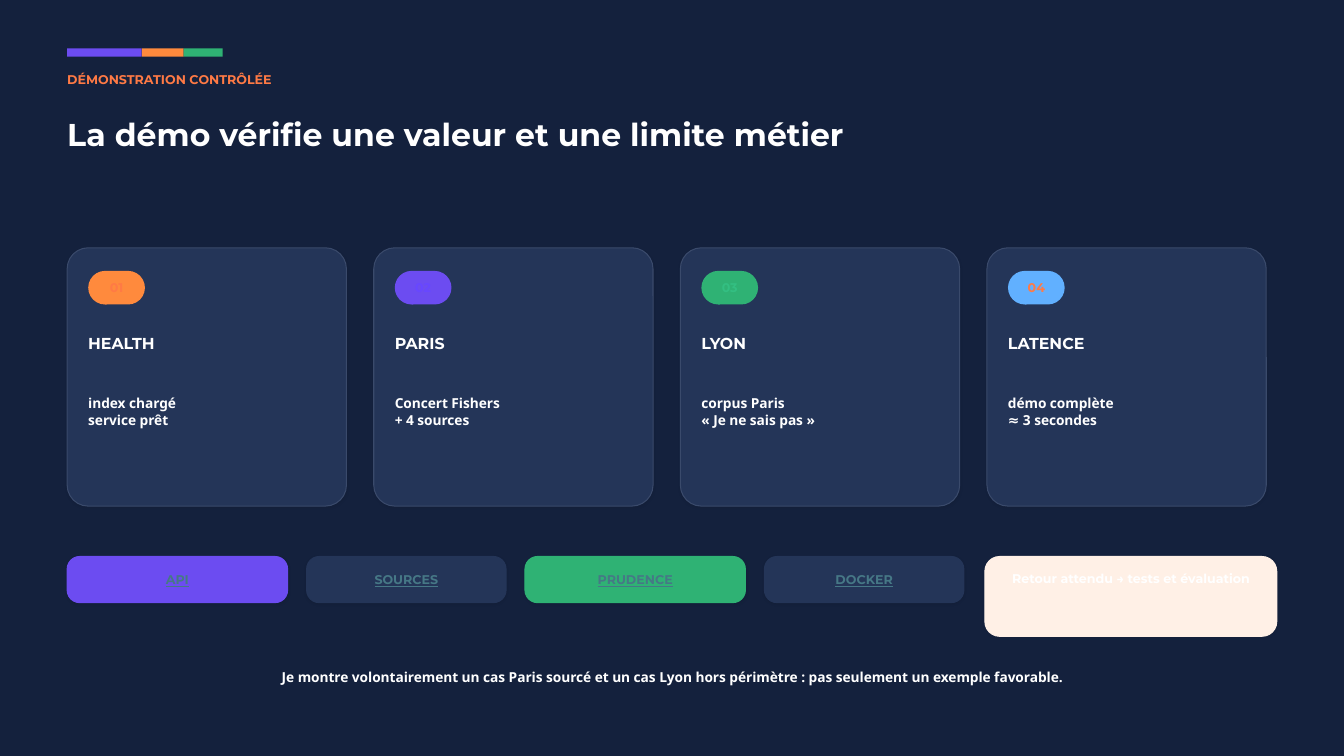
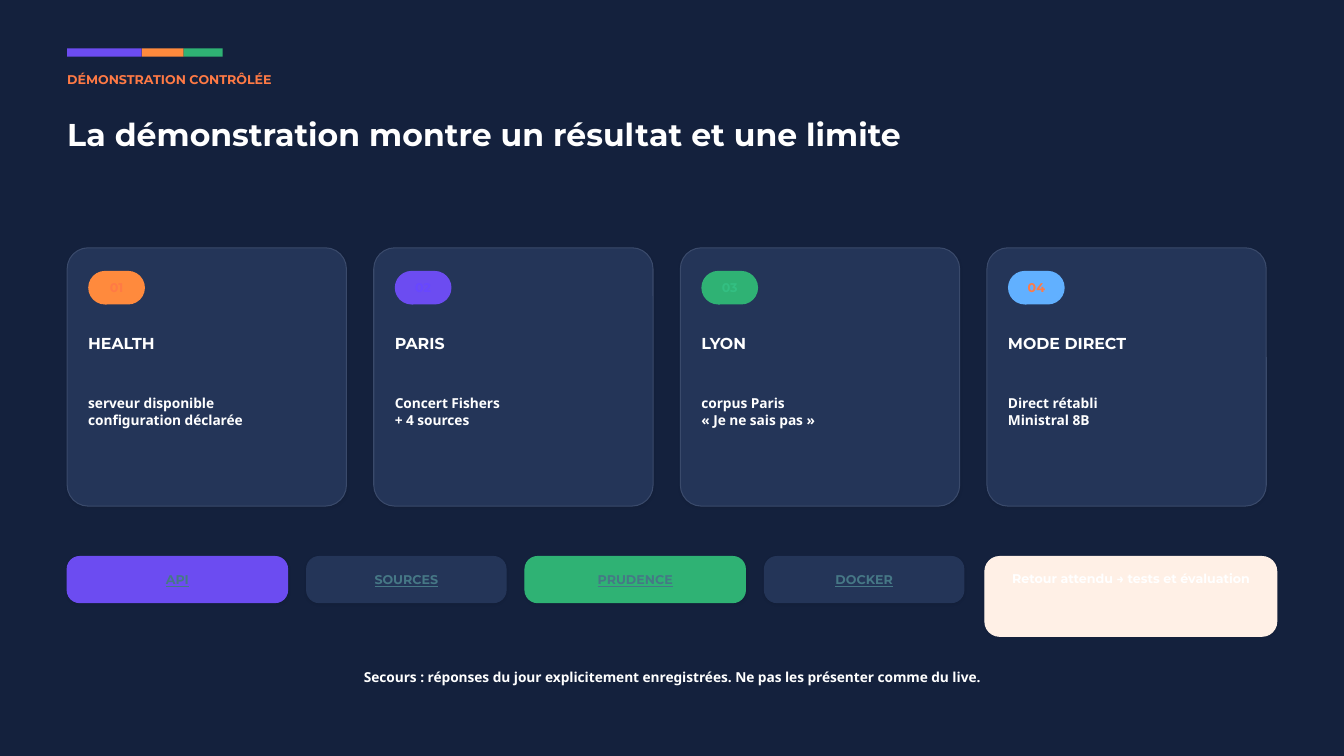
Before and after one commit to hgbe-GH/Projet7, a slide deck: slide 8 of outputs/openagenda-rag-soutenance.pptx. Drawn at 1344x756 pixels with LibreOffice and Linux fonts; fonts in the diff are those of the drawing. Boxes give left, top, right and bottom in pixels: in the first picture for what was removed or moved away, otherwise in the second. Text is boxed around its words. In the diff, an @@ line names an element or a change of style, - is before the commit and + after.

Commit message:
fix: fiabiliser la démo et publier les livrables de soutenance

```diff
--- a/outputs/openagenda-rag-soutenance.pptx
+++ b/outputs/openagenda-rag-soutenance.pptx
@@ text at (x1=67, y1=121, x2=901, y2=147): text changed @@
-La démo vérifie une valeur et une limite métier
+La démonstration montre un résultat et une limite
@@ text at (x1=1008, y1=337, x2=1127, y2=349): text changed @@
-LATENCE
+MODE DIRECT
@@ text at (x1=88, y1=397, x2=243, y2=429): text changed @@
-index chargé
-service prêt
+serveur disponible
+configuration déclarée
@@ text at (x1=1008, y1=397, x2=1098, y2=425): text changed @@
-démo complète
-≈ 3 secondes
+Direct rétabli
+Ministral 8B
@@ text at (x1=364, y1=671, x2=980, y2=686): text changed @@
-Je montre volontairement un cas Paris sourcé et un cas Lyon hors périmètre : pas seulement un exemple favorable.
+Secours : réponses du jour explicitement enregistrées. Ne pas les présenter comme du live.
```
Also in this commit, not shown: 11 other slides changed, 53 other files.
